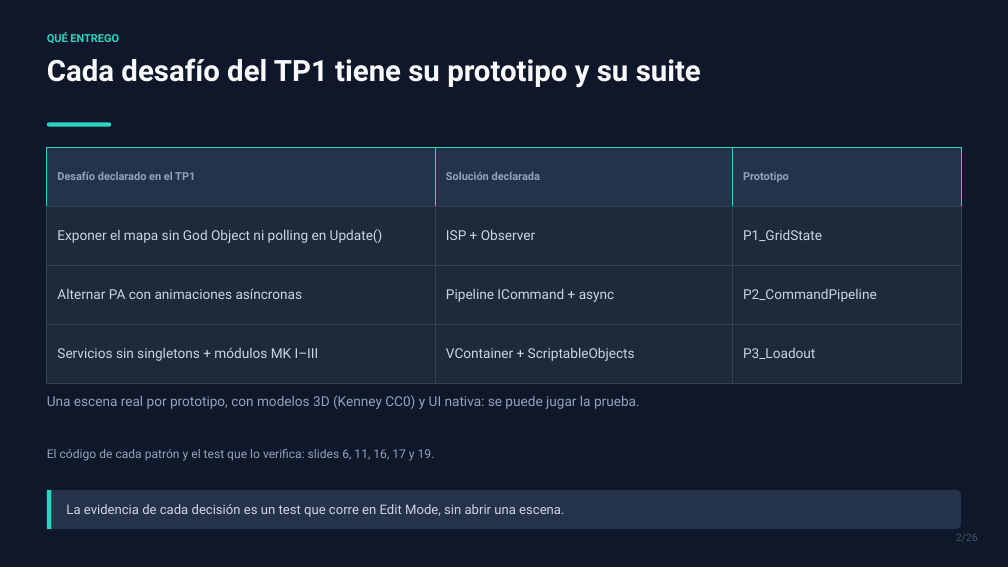
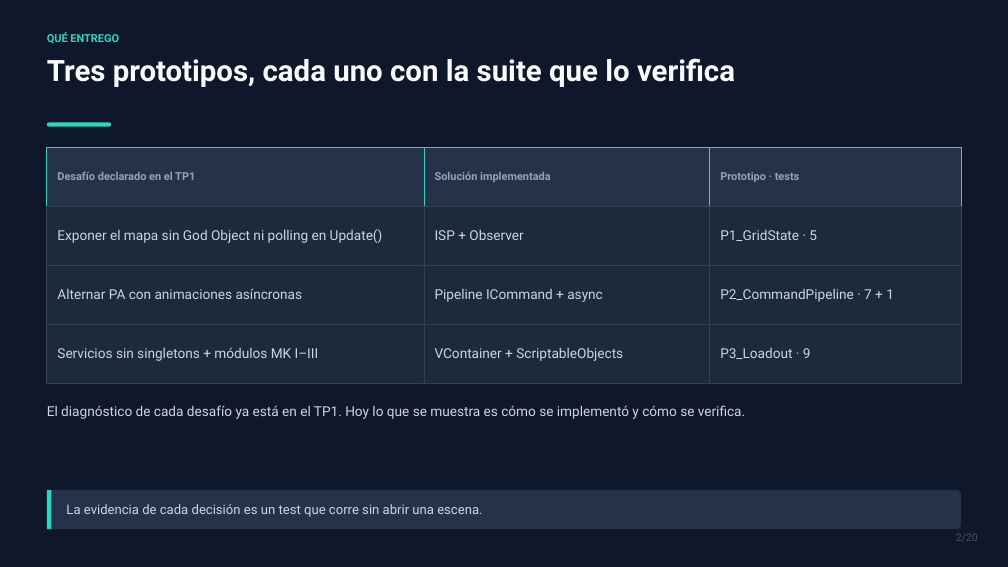
Before and after one commit to SenKetZu/HexPG, a slide deck: slide 2 of docs/presentacion/TP2-VoidHex-Tactics.pptx. Drawn at 1008x567 pixels with LibreOffice and Linux fonts; fonts in the diff are those of the drawing. Boxes give left, top, right and bottom in pixels: in the first picture for what was removed or moved away, otherwise in the second. Text is boxed around its words. In the diff, an @@ line names an element or a change of style, - is before the commit and + after.

```diff
--- a/docs/presentacion/TP2-VoidHex-Tactics.pptx
+++ b/docs/presentacion/TP2-VoidHex-Tactics.pptx
@@ text at [47, 58, 735, 87]: text changed @@
-Cada desafío del TP1 tiene su prototipo y su suite
+Tres prototipos, cada uno con la suite que lo verifica
@@ rectangle: place and size @@
-rectangle at [47, 147, 436, 206]
+rectangle at [47, 147, 424, 206]
@@ rectangle: place and size @@
-rectangle at [436, 147, 733, 206]
+rectangle at [424, 147, 710, 206]
@@ rectangle: place and size @@
-rectangle at [733, 147, 961, 206]
+rectangle at [710, 147, 962, 206]
@@ text at [435, 172, 551, 182]: text changed @@
-Solución declarada
+Solución implementada
@@ text at [720, 172, 800, 182]: text changed @@
-Prototipo
+Prototipo · tests
@@ rectangle: place and size @@
-rectangle at [47, 206, 436, 265]
+rectangle at [47, 206, 424, 265]
@@ rectangle: place and size @@
-rectangle at [436, 206, 733, 265]
+rectangle at [424, 206, 710, 265]
@@ rectangle: place and size @@
-rectangle at [733, 206, 961, 265]
+rectangle at [710, 206, 962, 265]
@@ text "ISP + Observer": place and size @@
-text "ISP + Observer" at [446, 229, 535, 240]
+text "ISP + Observer" at [435, 230, 523, 240]
@@ text at [720, 230, 817, 241]: text changed @@
-P1_GridState
+P1_GridState · 5
@@ rectangle: place and size @@
-rectangle at [47, 265, 436, 324]
+rectangle at [47, 265, 424, 324]
@@ rectangle: place and size @@
-rectangle at [436, 265, 733, 324]
+rectangle at [424, 265, 710, 324]
@@ rectangle: place and size @@
-rectangle at [733, 265, 961, 324]
+rectangle at [710, 265, 962, 324]
@@ text "Pipeline ICommand + async": place and size @@
-text "Pipeline ICommand + async" at [446, 288, 615, 302]
+text "Pipeline ICommand + async" at [435, 289, 603, 302]
@@ text at [720, 289, 894, 302]: text changed @@
-P2_CommandPipeline
+P2_CommandPipeline · 7 + 1
@@ rectangle: place and size @@
-rectangle at [47, 324, 436, 383]
+rectangle at [47, 324, 424, 383]
@@ rectangle: place and size @@
-rectangle at [436, 324, 733, 383]
+rectangle at [424, 324, 710, 383]
@@ text "VContainer + ScriptableObjects": place and size @@
-text "VContainer + ScriptableObjects" at [446, 347, 635, 361]
+text "VContainer + ScriptableObjects" at [435, 348, 623, 361]
@@ rectangle: place and size @@
-rectangle at [733, 324, 961, 383]
+rectangle at [710, 324, 962, 383]
@@ text at [720, 348, 811, 359]: text changed @@
-P3_Loadout
+P3_Loadout · 9
@@ text removed at [47, 395, 640, 409] @@
-Una escena real por prototipo, con modelos 3D (Kenney CC0) y UI nativa: se puede jugar la prueba.
@@ text added at [47, 405, 745, 419], 13 pt, text #CBD5E1 @@
+El diagnóstico de cada desafío ya está en el TP1. Hoy lo que se muestra es cómo se implementó y cómo se verifica.
@@ text removed at [47, 449, 435, 461] @@
-El código de cada patrón y el test que lo verifica: slides 6, 11, 16, 17 y 19.
@@ text at [66, 504, 482, 517]: text changed @@
-La evidencia de cada decisión es un test que corre en Edit Mode, sin abrir una escena.
+La evidencia de cada decisión es un test que corre sin abrir una escena.
```
Also in this commit, not shown: 14 other slides changed, 3 slides added, 9 slides removed, 2 other files.
